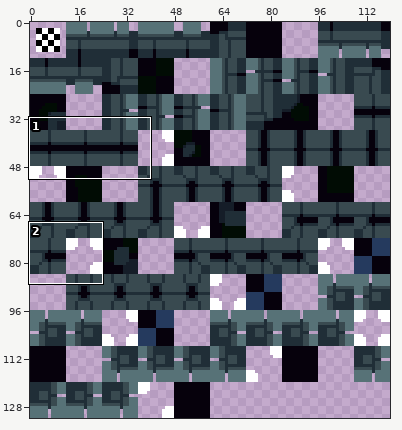
Sprite sheet: tilesets/ts_nexus_foreground_1/output_tileset.png. Above: a wide view before the commit, with the close-up outlined.
Close-up. As it was:
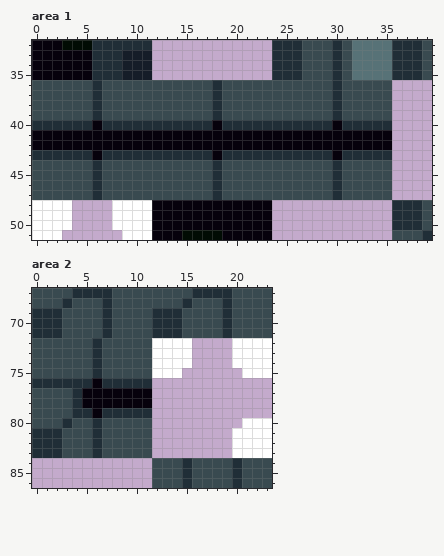
The file is 120x132 pixels. Shown: area 1: x 0..39, y 32..51; area 2: x 0..23, y 67..86. The commit also changed other parts of the picture, which this record leaves out.
The same view after the edit:
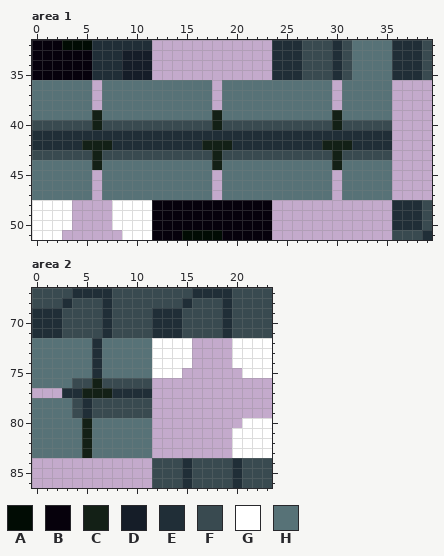
Palette (. is transparent): A #010c04  B #06010c  C #132016  D #151d28  E #202e37  F #394a50  G #ffffff  H #577277
Change:
Area 1:
The author changed colour B to colour C in row 40 at x 6, 18 and 30; in row 42 at x 5 to 7, 17 to 19 and 29 to 31; in row 43 at x 6, 18 and 30.
The author changed colour E to colour C in row 39 at x 6, 18 and 30; in row 44 at x 6, 18 and 30.
The author changed colour B to colour E in row 41 at x 0 to 35; in row 42 at x 0 to 4, 8 to 16, 20 to 28 and 32 to 35.
The author changed colour E to colour F in row 40 at x 0 to 5, 7 to 17, 19 to 29 and 31 to 35; in row 43 at x 0 to 5, 7 to 17, 19 to 29 and 31 to 35.
The author changed colour F to colour H in rows 36 to 39 at x 0 to 5, 7 to 17, 19 to 29 and 31 to 35; in rows 44 to 47 at x 0 to 5, 7 to 17, 19 to 29 and 31 to 35.
The edit erases colour E in rows 36 to 38 at x 6, 18 and 30; in rows 45 to 47 at x 6, 18 and 30.
Area 2:
The author changed colour B to colour C in row 76 at x 6; in row 77 at x 5 to 7.
The author changed colour F to colour C in rows 80 to 83 at x 5.
The author changed colour B to colour E in row 77 at x 8 to 11; in row 78 at x 5.
The author changed colour F to colour E in row 77 at x 3.
The author changed colour B to colour F in row 78 at x 6 to 11; in row 79 at x 6.
The author changed colour E to colour F in row 76 at x 4 to 5 and 7 to 11; in row 78 at x 4; in row 79 at x 4 and 7 to 11.
The author changed colour E to colour H in row 76 at x 0 to 3; in row 80 at x 3 and 6; in rows 81 to 83 at x 0 to 2 and 6.
The author changed colour F to colour H in rows 72 to 75 at x 0 to 5 and 7 to 11; in rows 78 to 79 at x 0 to 3; in row 80 at x 0 to 2, 4 and 7 to 11; in rows 81 to 83 at x 3 to 4 and 7 to 11.
The edit erases colour F in row 77 at x 0 to 2.
